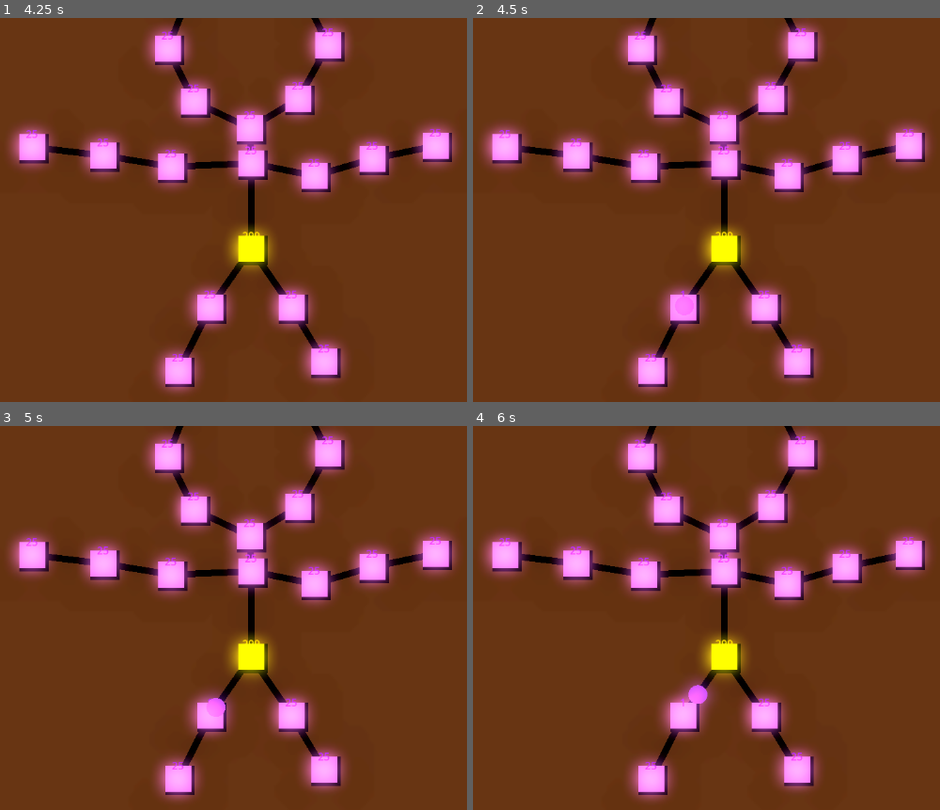
Above: before the commit, frames 1-4 (two rows, left to right).
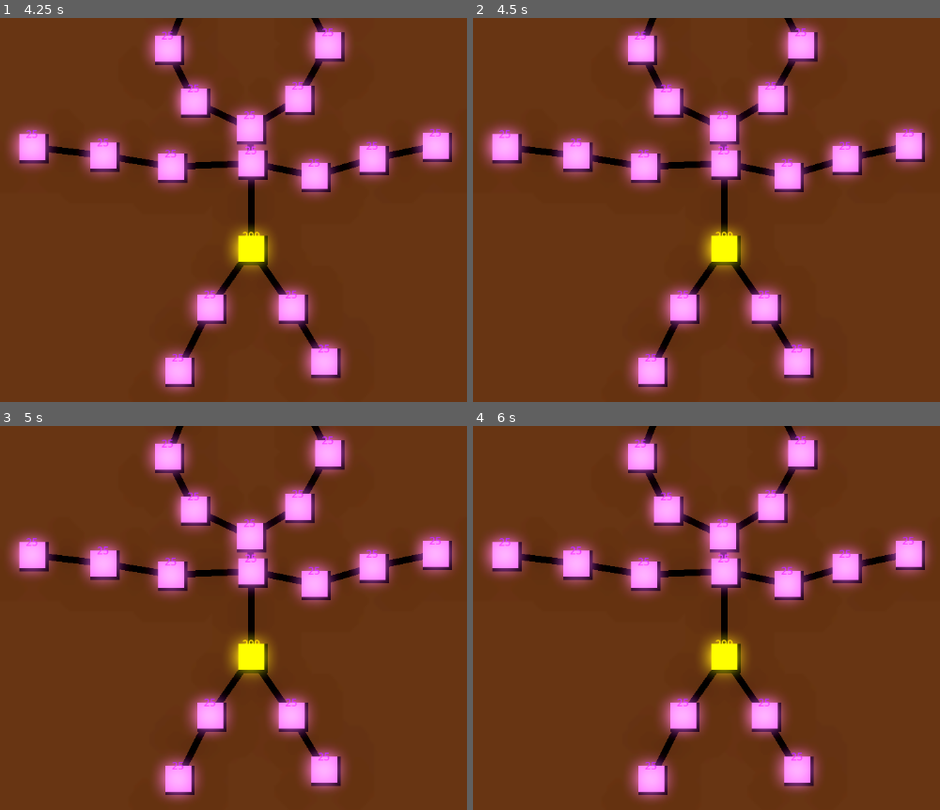
Above: after the commit, the same moments.

Repository: syshotdev/RiskyStrats
Game: Godot game, scene res://main.tscn
Two runs of this game, one before a commit and one after it. Both use one fixed random seed, a clock stepped at 60 frames per second and the inputs below.
Inputs (mouse positions are in pixels of both pictures, inside the frame that each line leads up to):
- Up to frame 1 (4.25 s): tap Enter at 0.5, 2, 3.5 s; move the mouse to (415, 210) at 0.52 s; tap Q (Tier1) at 0.6, 3.6 s; click (415, 210) at 0.67 s; tap Space at 1.25, 2.75 s; move the mouse to (102, 252) at 1.27 s; tap W (Tier2) at 1.35 s; click (102, 252) at 1.42 s; move the mouse to (326, 137) at 2.02 s; tap E (Tier3) at 2.1 s; click (326, 137) at 2.17 s; move the mouse to (214, 313) at 2.77 s; tap R (Tier4) at 2.85 s; click (214, 313) at 2.92 s; move the mouse to (outside the picture) at 3.52 s; click (outside the picture) at 3.67 s
- Up to frame 2 (4.5 s): tap Space at 4.25 s; move the mouse to (501, 167) at 4.27 s; tap W (Tier2) at 4.35 s; click (501, 167) at 4.42 s
- Up to frame 3 (5 s): no input
- Up to frame 4 (6 s): move the mouse to (762, 637) at 5.02 s; tap E (Tier3) at 5.1 s; click (762, 637) at 5.17 s; move the mouse to (613, 533) at 5.77 s; tap R (Tier4) at 5.85 s; click (613, 533) at 5.92 s

Frame 1 is identical in both runs. In frame 2, 0.2% of the frame differs, in the area x 43-48%, y 70-78%; in frame 3, 0.2%; in frame 4, 0.5%, in the area x 43-52%, y 65-75%.

Commit message:
Able to select which node to send to

Diff:
--- a/Objects/GameNode/Select.gd
+++ b/Objects/GameNode/Select.gd
@@ -1,8 +1,14 @@
 extends Area2D
 
 signal selectionChanged(selected : bool)
+signal onHovered()
 
-var isSelected = false
+var isSelected := false
+var hovered := false
+
+func setHovered(hovered : bool):
+	hovered = false
+
 
 func setSelected(selected : bool):
 	isSelected = selected
--- a/Objects/GameNode/gameNode.gd
+++ b/Objects/GameNode/gameNode.gd
@@ -13,7 +13,7 @@
 @export var currentColor : GameColors.colors
 
 # The rate at which one soldier can kill another per unit of time
-var killRate : float = 0.1
+var killRate : float = 0.02
 
 
 func tick(delta):
--- a/Objects/Player (Client)/Player.gd
+++ b/Objects/Player (Client)/Player.gd
@@ -1,11 +1,13 @@
 extends Node2D
 
 @export var selectionArea : SelectionArea
+@export var nodeChecker : HoveredNode
 @export var inputStuff : Node2D
 @export var map : Map
 
 var currentColor : GameColors.colors = GameColors.colors.PURPLE
 var selectedNodes : Array[GameNode]
+var hoveredNode : GameNode
 
 # Main ticking functioin
 func _process(delta):
@@ -23,8 +25,17 @@
 
 # When player wants to send payload, send it
 func onInputSendPayload(amount : int):
-	map.sendPayload(selectedNodes, map.nodes[0], Unit.new(currentColor, amount))
+	# If the node that we try to path to is null, don't path
+	if(hoveredNode == null):
+		return
+
+	# From nodes, to node, unit to send
+	map.sendPayload(selectedNodes, hoveredNode, Unit.new(currentColor, amount))
 
 # For when player uses mouse to do area
 func updateSelectionArea(pos1, pos2):
 	selectedNodes = selectionArea.getNodesInArea(pos1, pos2)
+
+# Check the current hovered node (If there is one)
+func checkHoveredNode(pos):
+	hoveredNode = nodeChecker.getHoveredNode(pos)
--- a/Objects/Player (Client)/player.tscn
+++ b/Objects/Player (Client)/player.tscn
@@ -1,14 +1,18 @@
-[gd_scene load_steps=6 format=3 uid="uid://elf2km00t30"]
+[gd_scene load_steps=8 format=3 uid="uid://elf2km00t30"]
 
 [ext_resource type="Script" path="res://Objects/Player (Client)/Player.gd" id="1_jhoao"]
 [ext_resource type="Script" path="res://Objects/Selection stuff/selectionProcesser.gd" id="2_rqjsn"]
 [ext_resource type="PackedScene" uid="uid://dqshkg4phk7r3" path="res://Objects/Selection stuff/selection_area.tscn" id="3_q4ge3"]
 [ext_resource type="Script" path="res://Objects/Map/Map.gd" id="4_idlu1"]
 [ext_resource type="PackedScene" uid="uid://hd33djnhvcph" path="res://Objects/Map/man_map.tscn" id="4_r6l76"]
+[ext_resource type="Script" path="res://Objects/Selection stuff/hoveredNode.gd" id="6_wfs6s"]
 
-[node name="Player" type="Node2D" node_paths=PackedStringArray("selectionArea", "inputStuff", "map")]
+[sub_resource type="CircleShape2D" id="CircleShape2D_pwooj"]
+
+[node name="Player" type="Node2D" node_paths=PackedStringArray("selectionArea", "nodeChecker", "inputStuff", "map")]
 script = ExtResource("1_jhoao")
 selectionArea = NodePath("SelectionArea")
+nodeChecker = NodePath("HoveredNode")
 inputStuff = NodePath("inputProcesser")
 map = NodePath("Man map")
 
@@ -26,5 +30,16 @@
 
 [node name="SelectionArea" parent="." instance=ExtResource("3_q4ge3")]
 
+[node name="HoveredNode" type="Area2D" parent="." node_paths=PackedStringArray("checkingArea")]
+script = ExtResource("6_wfs6s")
+checkingArea = NodePath("HoveredNodeArea")
+
+[node name="HoveredNodeArea" type="CollisionShape2D" parent="HoveredNode"]
+shape = SubResource("CircleShape2D_pwooj")
+debug_color = Color(0.827451, 0.0705882, 0.270588, 0.419608)
+
 [connection signal="sendPayload" from="inputProcesser" to="." method="onInputSendPayload"]
+[connection signal="updateHoveredNode" from="inputProcesser" to="." method="checkHoveredNode"]
 [connection signal="updateSelectionArea" from="inputProcesser" to="." method="updateSelectionArea"]
+[connection signal="area_entered" from="HoveredNode" to="HoveredNode" method="areaEntered"]
+[connection signal="area_exited" from="HoveredNode" to="HoveredNode" method="areaExited"]
--- a/Objects/Selection stuff/SelectionArea.gd
+++ b/Objects/Selection stuff/SelectionArea.gd
@@ -22,6 +22,7 @@
 
 func _ready():
 	changeSelectionType(selectionTypes.RECTANGLE)
+
 
 # Gets the current amount of nodes in an area
 func getNodesInArea(position1 : Vector2, position2 : Vector2):
@@ -89,8 +90,10 @@
 
 
 func selectionEntered(area):
-	gameNodes[area] = 0.0
+	if(area.get_parent() is GameNode):
+		gameNodes[area] = 0.0
 
 
 func selectionExited(area):
-	gameNodes.erase(area)
+	if(area.get_parent() is GameNode):
+		gameNodes.erase(area)
--- /dev/null
+++ b/Objects/Selection stuff/hoveredNode.gd
@@ -0,0 +1,43 @@
+extends Area2D
+
+class_name HoveredNode
+
+@export var checkingArea : CollisionShape2D
+
+var nodesInArea : Dictionary
+
+func getHoveredNode(position : Vector2) -> GameNode:
+	checkingArea.position = position
+
+	if(nodesInArea.size() > 0):
+		# Get first node in array
+		return nodesInArea.keys()[0]
+
+	return null
+
+# Add to the "hovered" array (To be selected later)
+func areaEntered(area):
+	var node = getParentFromArea(area)
+
+	if(node == null):
+		return
+
+	nodesInArea[node] = 0
+
+
+func areaExited(area):
+	var node = getParentFromArea(area)
+
+	if(node == null):
+		return
+
+	nodesInArea.erase(node)
+
+
+func getParentFromArea(area : Area2D) -> GameNode:
+	var node = area.get_parent()
+
+	if(node is GameNode):
+		return node
+
+	return null
--- a/Objects/Selection stuff/selectionProcesser.gd
+++ b/Objects/Selection stuff/selectionProcesser.gd
@@ -1,6 +1,7 @@
 extends Node2D
 
 signal updateSelectionArea(pos1, pos2)
+signal updateHoveredNode(pos)
 signal sendPayload(amount : int)
 
 # Values to send
@@ -36,6 +37,7 @@
 
 	# If mouse moved, send area
 	if event is InputEventMouseMotion:
+		sendCheckHoveredNode()
 		sendSelectionArea()
 
 
@@ -51,3 +53,6 @@
 
 func sendSelectionArea():
 	updateSelectionArea.emit(mousePositionStart, mousePositionEnd)
+
+func sendCheckHoveredNode():
+	updateHoveredNode.emit(get_global_mouse_position())
